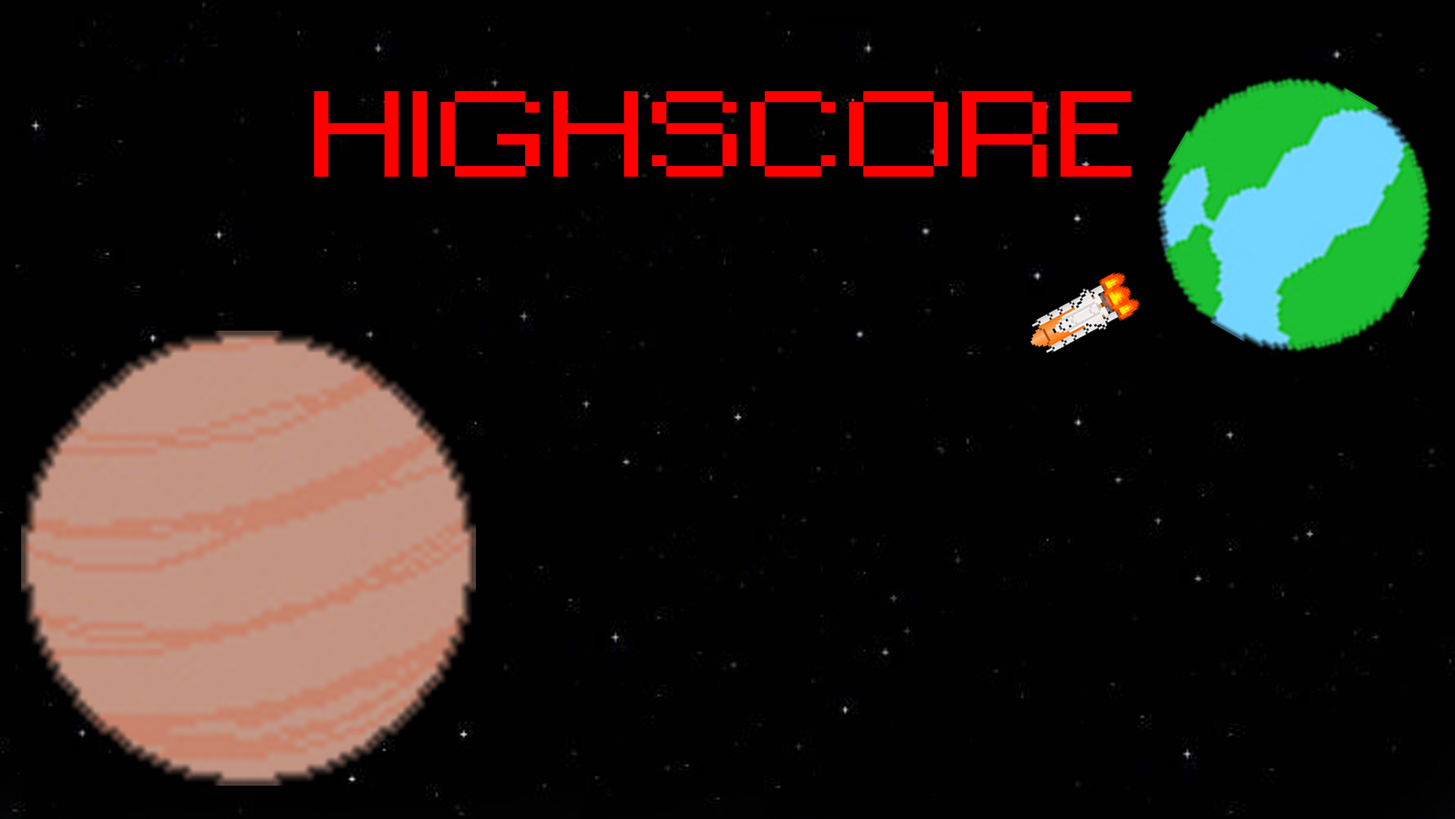
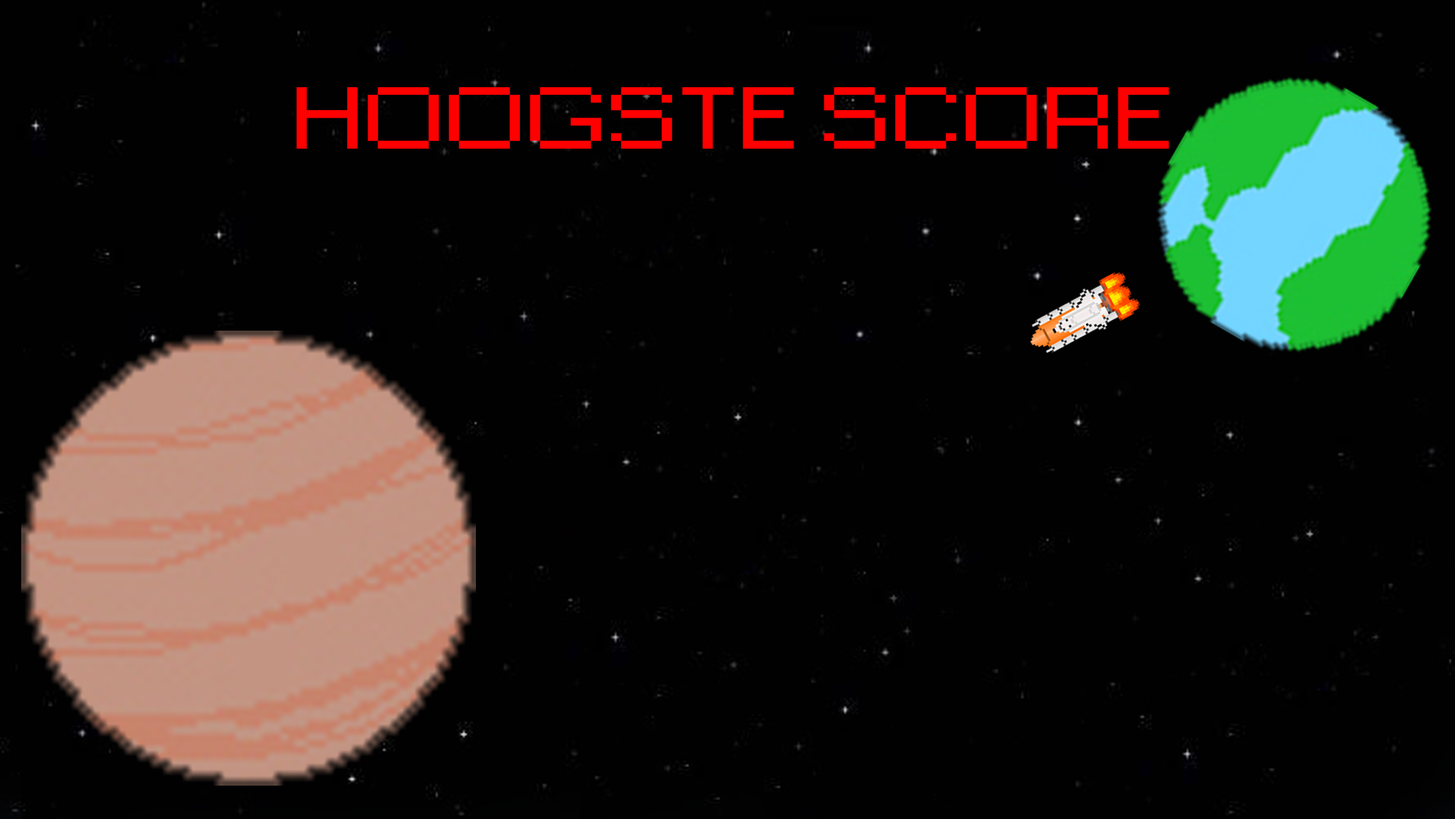
Comparing the layer stacks of the two 1455×819 images. Changes:
renamed "HIGHSCORE" to "HOOGSTE SCORE", painted on it over bbox(296, 87, 1170, 177)
